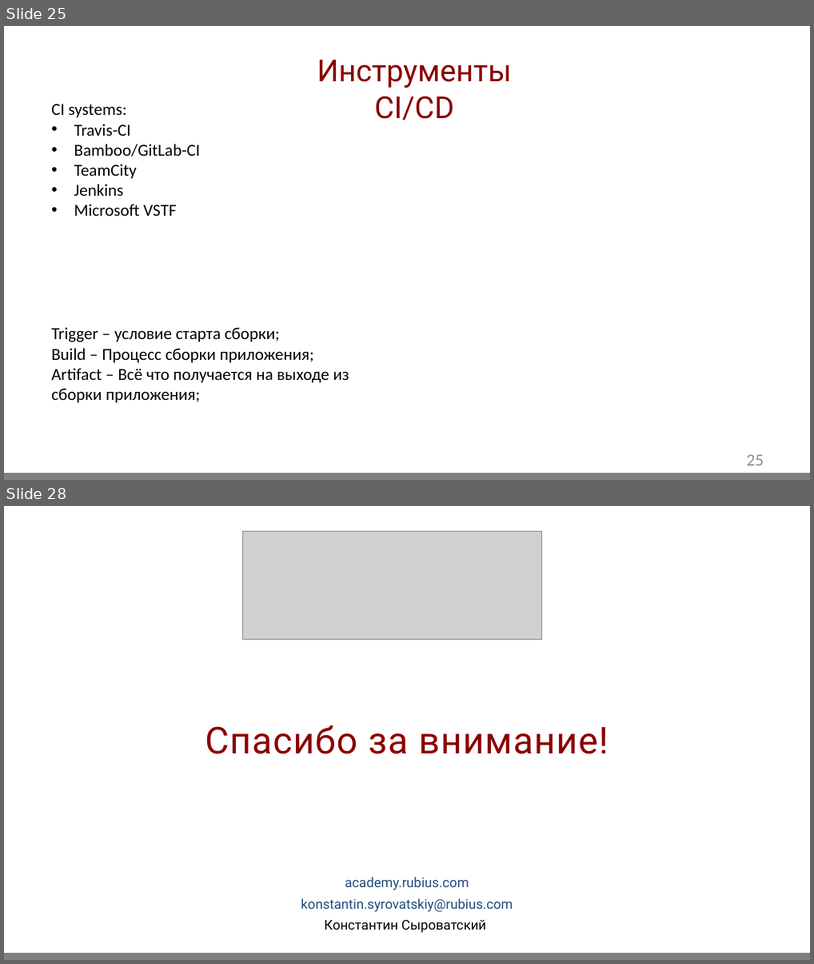
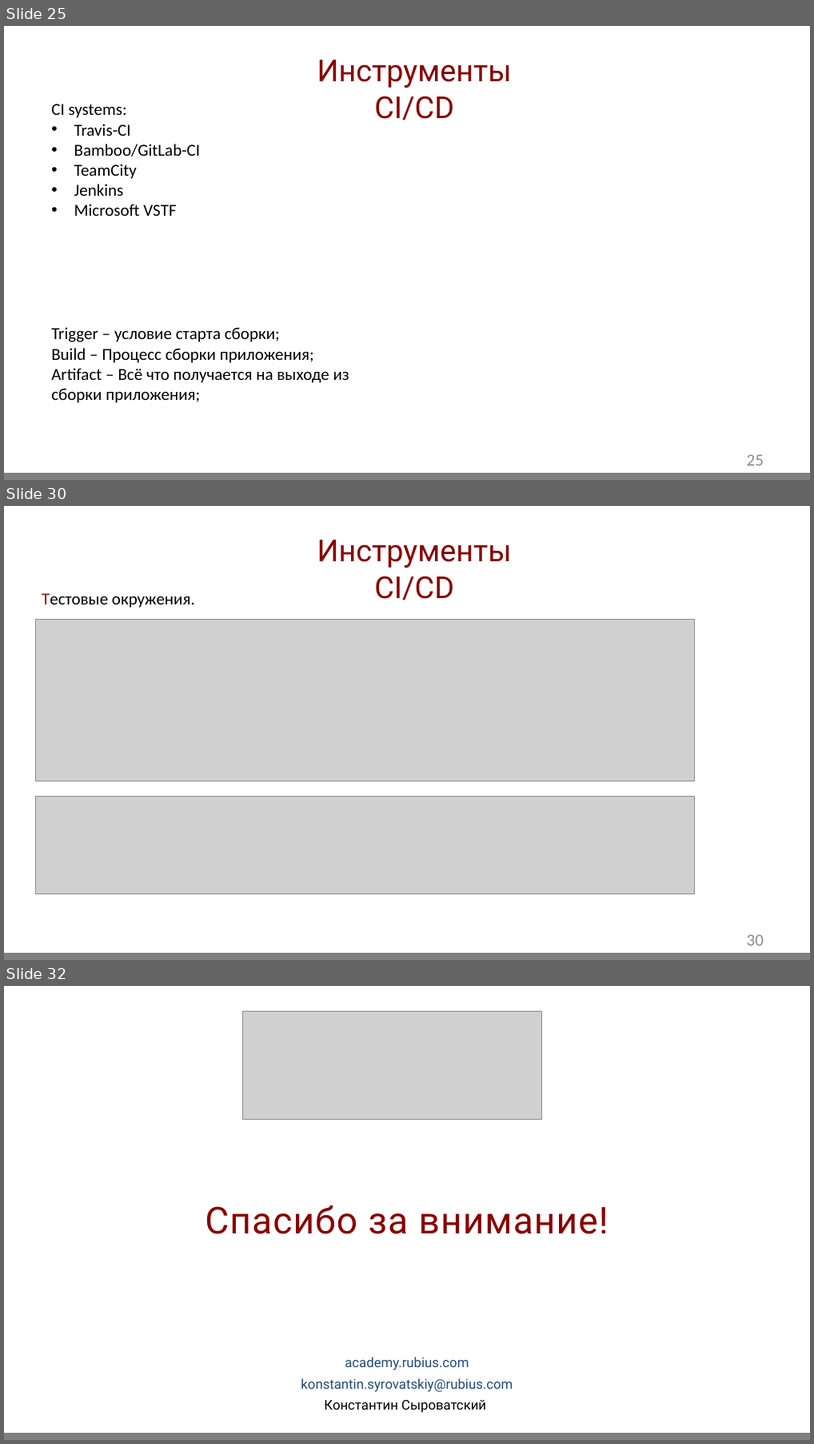
Before and after one commit to GidMaster/qa-courses, a slide deck: lection.pptx. Shown one above the other, each under a label of ours: slides 25 and 28 before the commit, slides 25, 30 and 32 after it; the slides between them are not shown. The pictures are 814x964 and 814x1444 pixels, drawn with LibreOffice and Linux fonts; fonts in the diff are those of the drawing; grey boxes stand for pictures; background and template pictures are left out. Boxes give left, top, right and bottom in pixels: in the first picture for what was removed or moved away, otherwise in the second. Text is boxed around its words. In the diff, an @@ line names an element or a change of style, - is before the commit and + after.

```diff
--- a/lection.pptx
+++ b/lection.pptx
@@ slide 30 added at box(4, 506, 810, 960), background #FFFFFF; not listed: 2 template elements that a slide beside it also shows @@
@@ text added at box(318, 540, 512, 600), 36 pt, text #8A0000 @@
+Инструменты CI/CD
@@ text added at box(42, 593, 195, 608), 20 pt, text #000000 @@
+Тестовые окружения.
@@ picture added at box(35, 620, 695, 780) @@
@@ picture added at box(35, 796, 695, 894) @@
@@ page number added at box(747, 934, 764, 945), 20 pt, text #8C8C8C @@
+30
@@ what was slide 28 is now slide 32 @@
```
Also in this commit, not shown: 2 slides changed, 5 other slides added, 1 slide removed.
